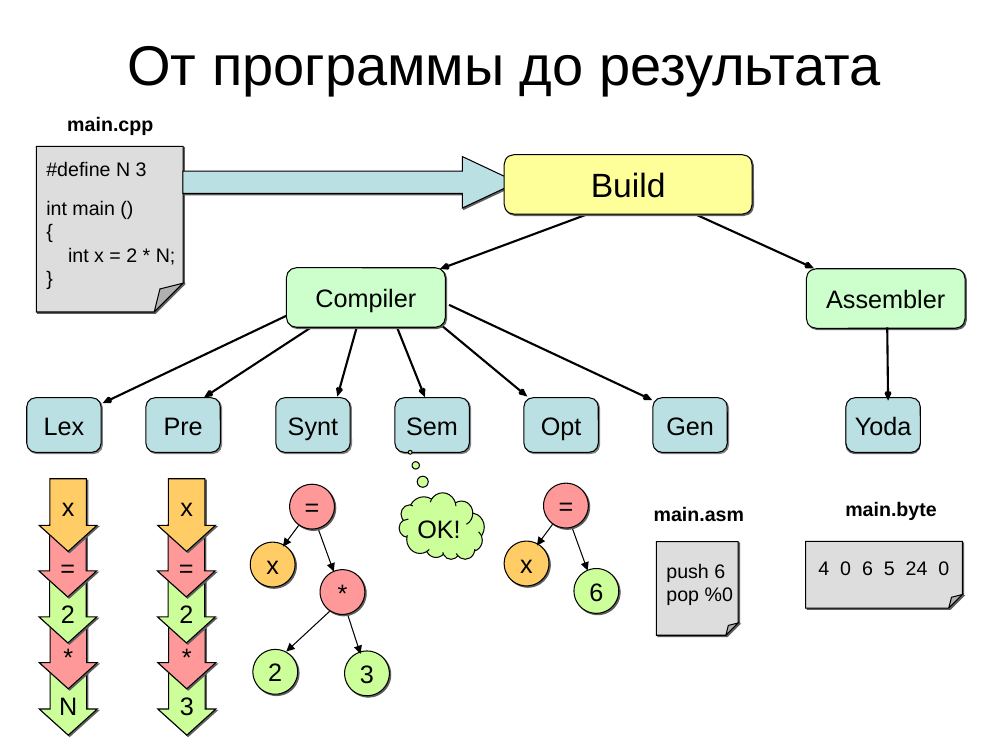
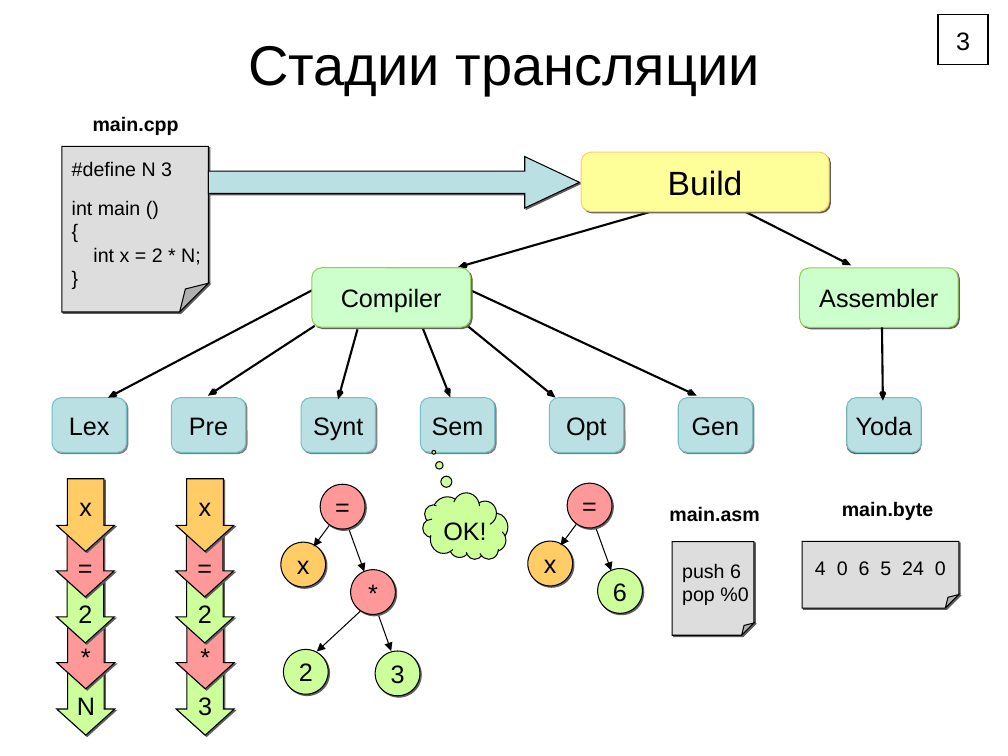
Before and after one commit to Klesomik/Compiler, a slide deck: slide 3 of Compiler/Theory/Report.ppt (slide 5 before the commit). Drawn at 1008x756 pixels with LibreOffice and Linux fonts; fonts in the diff are those of the drawing. Boxes give left, top, right and bottom in pixels: in the first picture for what was removed or moved away, otherwise in the second. Text is boxed around its words. In the diff, an @@ line names an element or a change of style, - is before the commit and + after.

```diff
--- a/Compiler/Theory/Report.ppt
+++ b/Compiler/Theory/Report.ppt
@@ rectangle added at (938,15,989,66), fill #FFFFFF, outline #000000 0.74 pt, 18 pt, text #000000 @@
+3
@@ text at (248,46,759,95): text changed @@
-От программы до результата
+Стадии трансляции
@@ right arrow: place and size @@
-right arrow at (182,156,517,208)
+right arrow at (209,156,580,208)
@@ rounded rectangle "Build": place and size @@
-rounded rectangle "Build" at (504,154,752,214)
+rounded rectangle "Build" at (582,152,830,212)
@@ rounded rectangle "Build" at (582,152,830,212): outline #000000 0.74 pt to #FFCC66 0.74 pt @@
@@ arrow moved from (586, 215) - (439, 269) to (649, 213) - (458, 267) @@
@@ arrow moved from (694, 214) - (813, 268) to (744, 212) - (851, 265) @@
@@ rounded rectangle "Compiler" at (311,268,471,328): outline #000000 0.74 pt to #92D050 0.74 pt @@
@@ rounded rectangle "Assembler": place and size @@
-rounded rectangle "Assembler" at (806,269,965,329)
+rounded rectangle "Assembler" at (799,268,958,328)
@@ rounded rectangle "Assembler" at (799,268,958,328): outline #000000 0.74 pt to #92D050 0.74 pt @@
@@ arrow moved from (293, 312) - (103, 403) to (312, 290) - (108, 397) @@
@@ arrow moved from (449, 304) - (652, 400) to (471, 290) - (697, 395) @@
@@ arrow moved from (310, 328) - (204, 397) to (314, 326) - (208, 396) @@
@@ 7 rounded rectangles, 4 arrows, 3 ellipses, 2 texts, 1 folded corner, 1 thought cloud: place and size @@
-7 rounded rectangles, 4 arrows, 3 ellipses, 2 texts, 1 folded corner, 1 thought cloud at (27,116,728,613)
+7 rounded rectangles, 4 arrows, 3 ellipses, 2 texts, 1 folded corner, 1 thought cloud at (52,116,753,613)
@@ arrow moved from (887, 328) - (888, 401) to (882, 328) - (883, 401) @@
@@ arrow moved from (357, 329) - (338, 396) to (358, 330) - (338, 399) @@
@@ outline #000000 0.74 pt to #72BFC5 0.74 pt in 7 elements at (847,398,921,453), (52,398,127,453), (171,398,246,453), (301,398,376,453), (549,398,624,453), (678,398,753,453), (420,398,495,453) @@
@@ 3 right arrows, 1 text, 1 folded corner: place and size @@
-3 right arrows, 1 text, 1 folded corner at (40,478,744,735)
+3 right arrows, 1 text, 1 folded corner at (57,478,759,735)
@@ 7 right arrows: place and size @@
-7 right arrows at (39,478,215,735)
+7 right arrows at (57,478,234,735)
@@ 5 ellipses, 4 arrows: place and size @@
-5 ellipses, 4 arrows at (250,484,389,696)
+5 ellipses, 4 arrows at (281,484,419,696)
```
Also in this commit, not shown: 6 other slides changed, 5 slides added, 5 slides removed, 19 other files.
